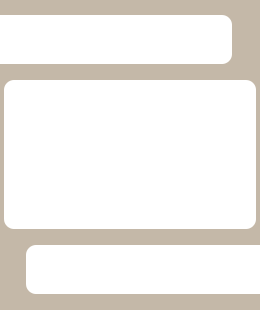
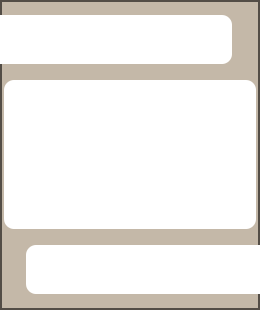
Layers edited between the first and the second 260px x 310px image:
added layer "Shape 12" above "Shape 11" over [258, 0, 259, 245]
added layer "Shape 11" above "Shape 10" over [259, 0, 260, 245]
added layer "Shape 8" above "Shape 7" over [1, 309, 260, 310]
added layer "Shape 7" above "Shape 6" over [2, 308, 260, 309]
added layer "Shape 6" above "Shape 5" over [1, 64, 2, 310]
added layer "Shape 5" above "Shape 4" over [0, 64, 1, 310]
added layer "Shape 4" above "Shape 3" over [1, 1, 260, 2]
added layer "Shape 3" above "Shape 2" over [2, 0, 260, 1]
